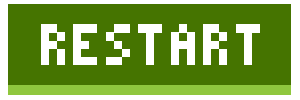
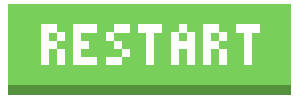
Layers edited between the first and the second 300 x 100 image:
painted on "Rectangle 1" over [8, 4, 291, 85]
